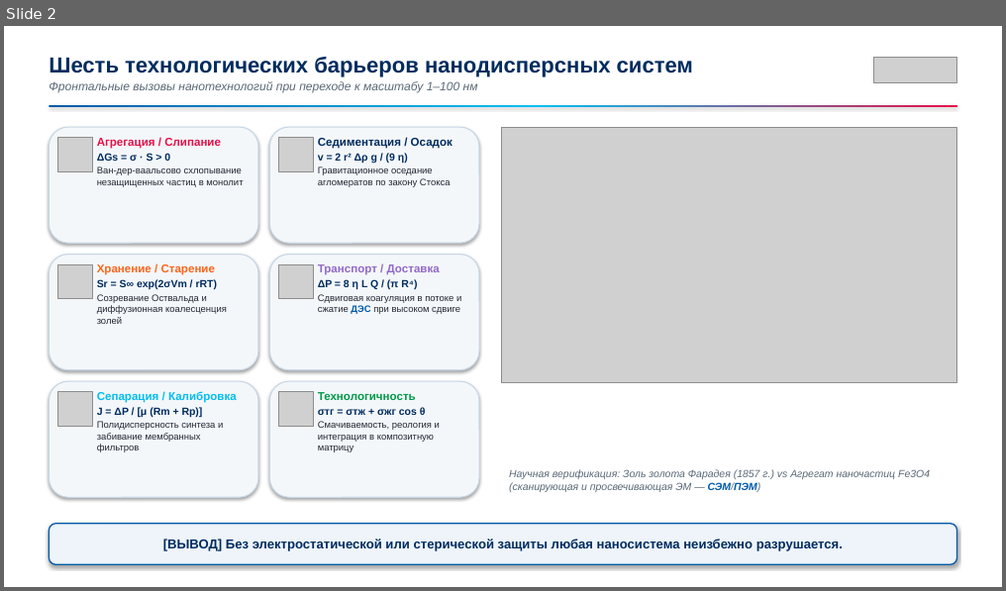
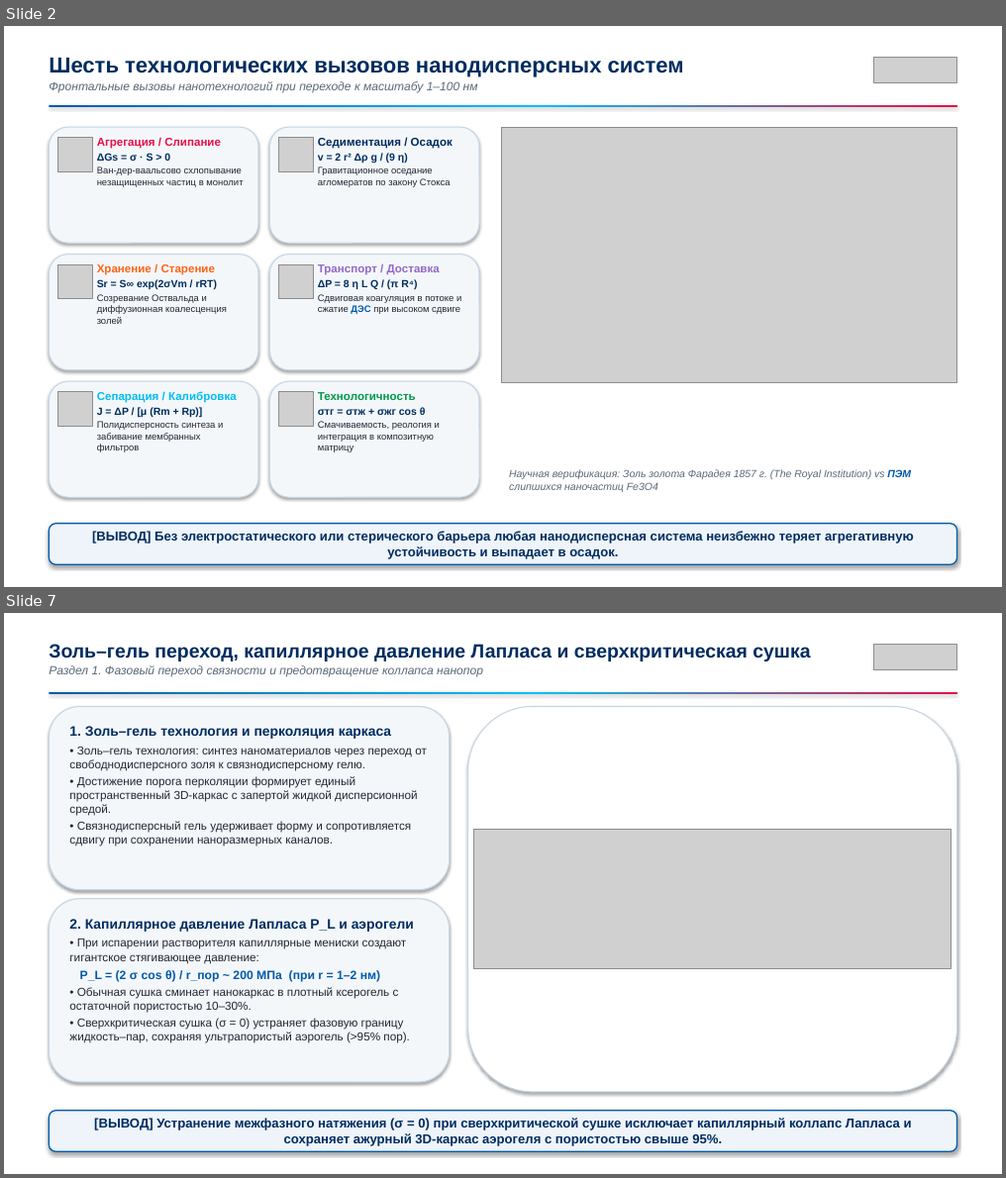
Before and after one commit to brattri3/nanophysics-course, a slide deck: course_materials/semester_4/lectures/lecture_03_colloids.pptx. Shown one above the other, each under a label of ours: slide 2 before the commit, slides 2 and 7 after it; the slides between them are not shown. The pictures are 1006x591 and 1006x1178 pixels, drawn with LibreOffice and Linux fonts; fonts in the diff are those of the drawing; grey boxes stand for pictures. Boxes give left, top, right and bottom in pixels: in the first picture for what was removed or moved away, otherwise in the second. Text is boxed around its words. In the diff, an @@ line names an element or a change of style, - is before the commit and + after.

Commit message:
feat(lecture-03): add 26-slide PPTX deck, figures, and 1920x1080 slide previews

```diff
--- a/course_materials/semester_4/lectures/lecture_03_colloids.pptx
+++ b/course_materials/semester_4/lectures/lecture_03_colloids.pptx
@@ slide 7 added at (4,613,1002,1174), background #FFFFFF @@
@@ text added at (49,644,810,676), 18.5 pt, text #002C5F, bold @@
+Золь–гель переход, капиллярное давление Лапласа и сверхкритическая сушка
+Раздел 1. Фазовый переход связности и предотвращение коллапса нанопор
@@ picture added at (874,645,957,669) @@
@@ rectangle added at (49,692,957,694), fill gradient #005AAA to #00BEF3 to #E70F47 @@
@@ rounded rectangle added at (49,707,450,890), fill #F4F7FA, outline #C8D7E6 1.1 pt, 11.2 pt, text #242834 @@
+1. Золь–гель технология и перколяция каркаса
+• Золь–гель технология: синтез наноматериалов через переход от свободнодисперсного золя к связнодисперсному гелю.
+• Достижение порога перколяции формирует единый пространственный 3D-каркас с запертой жидкой дисперсионной средой.
+• Связнодисперсный гель удерживает форму и сопротивляется сдвигу при сохранении наноразмерных каналов.
@@ rounded rectangle added at (468,707,957,1092), fill #FFFFFF, outline #C8D7E6 1 pt @@
@@ picture added at (474,830,951,969) @@
@@ rounded rectangle added at (49,899,450,1082), fill #F4F7FA, outline #C8D7E6 1.1 pt, 11.2 pt, text #242834 @@
+2. Капиллярное давление Лапласа P_L и аэрогели
+• При испарении растворителя капиллярные мениски создают гигантское стягивающее давление:
+P_L = (2 σ cos θ) / r_пор ~ 200 МПа (при r = 1–2 нм)
+• Обычная сушка сминает нанокаркас в плотный ксерогель с остаточной пористостью 10–30%.
+• Сверхкритическая сушка (σ = 0) устраняет фазовую границу жидкость–пар, сохраняя ультрапористый аэрогель (>95% пор).
@@ rounded rectangle added at (49,1111,957,1152), fill #EEF4FA, outline #005AAA 1.2 pt, 12.5 pt, text #002C5F, bold @@
+[ВЫВОД] Устранение межфазного натяжения (σ = 0) при сверхкритической сушке исключает капиллярный коллапс Лапласа и сохраняет ажурный 3D-каркас аэрогеля с пористостью свыше 95%.
@@ slide 2 changed as well @@
@@ text at (49,57,684,77): text changed @@
-Шесть технологических барьеров нанодисперсных систем
+Шесть технологических вызовов нанодисперсных систем
@@ text at (509,470,911,492): text changed @@
-Научная верификация: Золь золота Фарадея (1857 г.) vs Агрегат наночастиц Fe3O4 (сканирующая и просвечивающая ЭМ — СЭМ/ПЭМ)
+Научная верификация: Золь золота Фарадея 1857 г. (The Royal Institution) vs ПЭМ слипшихся наночастиц Fe3O4
@@ text in rounded rectangle at (92,531,914,560): text changed @@
-[ВЫВОД] Без электростатической или стерической защиты любая наносистема неизбежно разрушается.
+[ВЫВОД] Без электростатического или стерического барьера любая нанодисперсная система неизбежно теряет агрегативную устойчивость и выпадает в осадок.
```
Also in this commit, not shown: 6 other slides changed, 18 other slides added, 10 slides removed, 33 other files.
